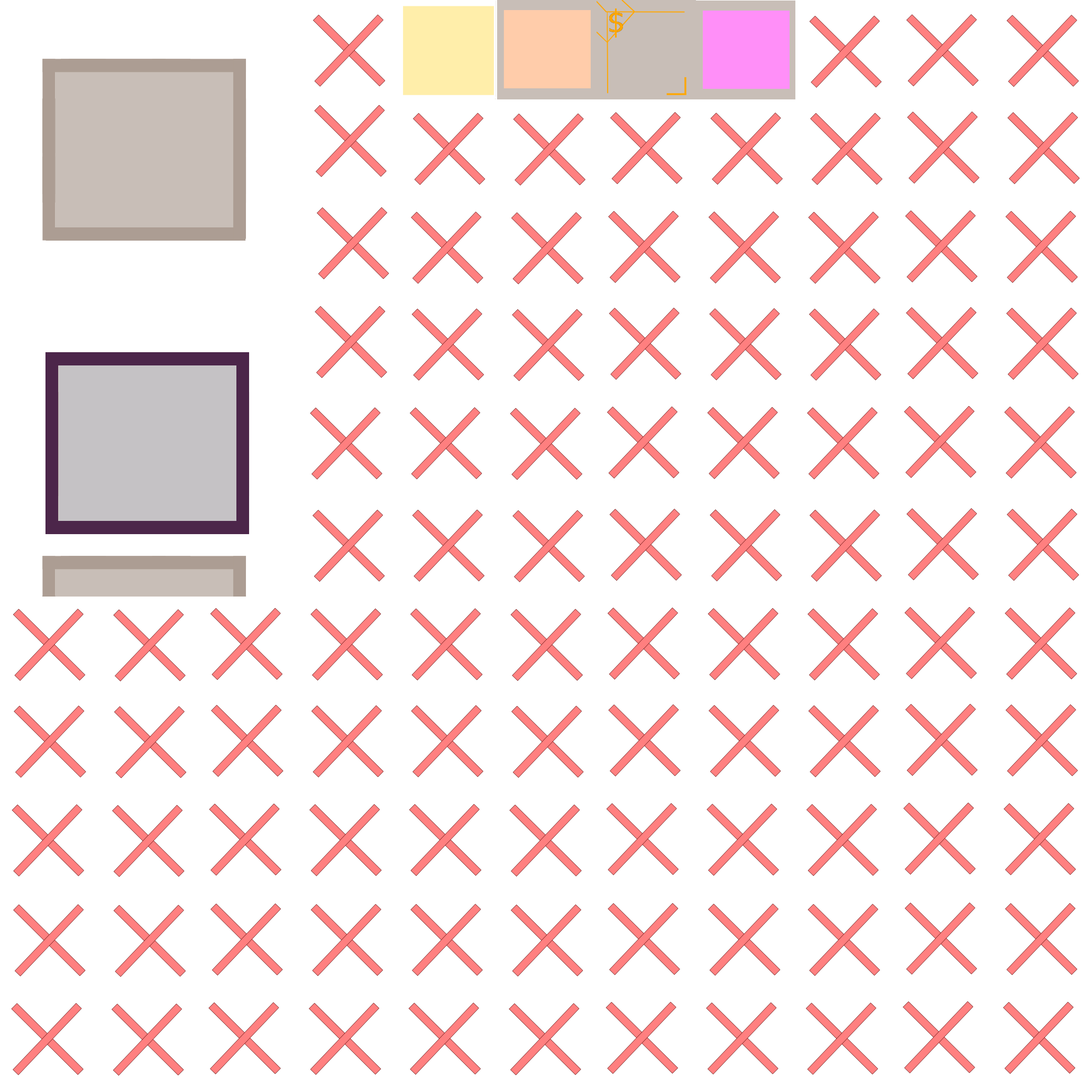
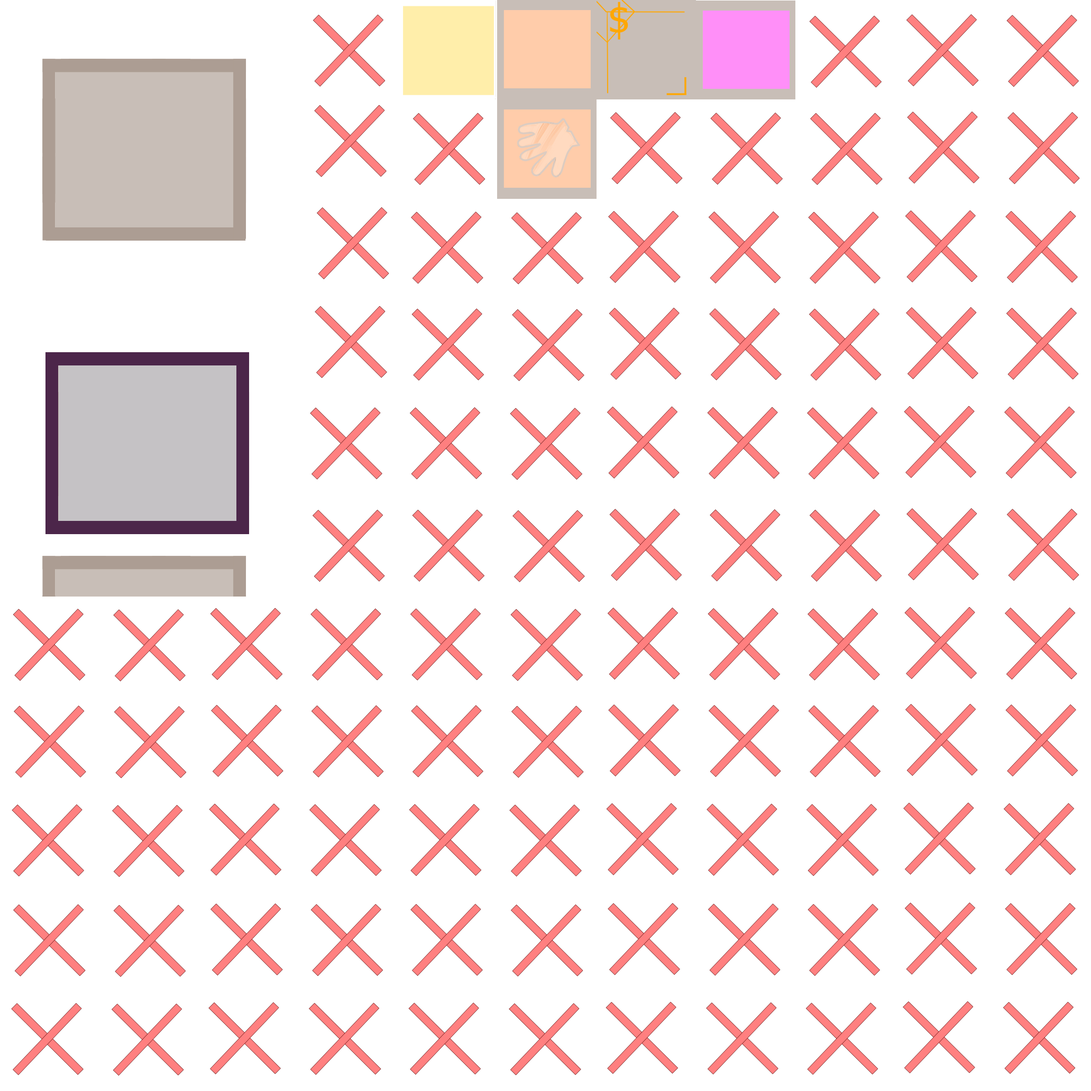
Layer changes from the first (1091, 1091) image to the second:
added group "ShopTile" with 2 layers above "Chest_tile" over bbox(497, 1, 629, 170)
moved "Shop_tile" into group "ShopTile", painted on it over bbox(497, 1, 629, 170)
added group "Hand" with 2 layers above "Background" over bbox(497, 101, 597, 199)
added layer "HandStroke" in group "Hand" over bbox(497, 101, 597, 199)
added layer "HandFill" in group "Hand" over bbox(507, 101, 597, 199)
painted on "Background" over bbox(497, 1, 629, 199)
